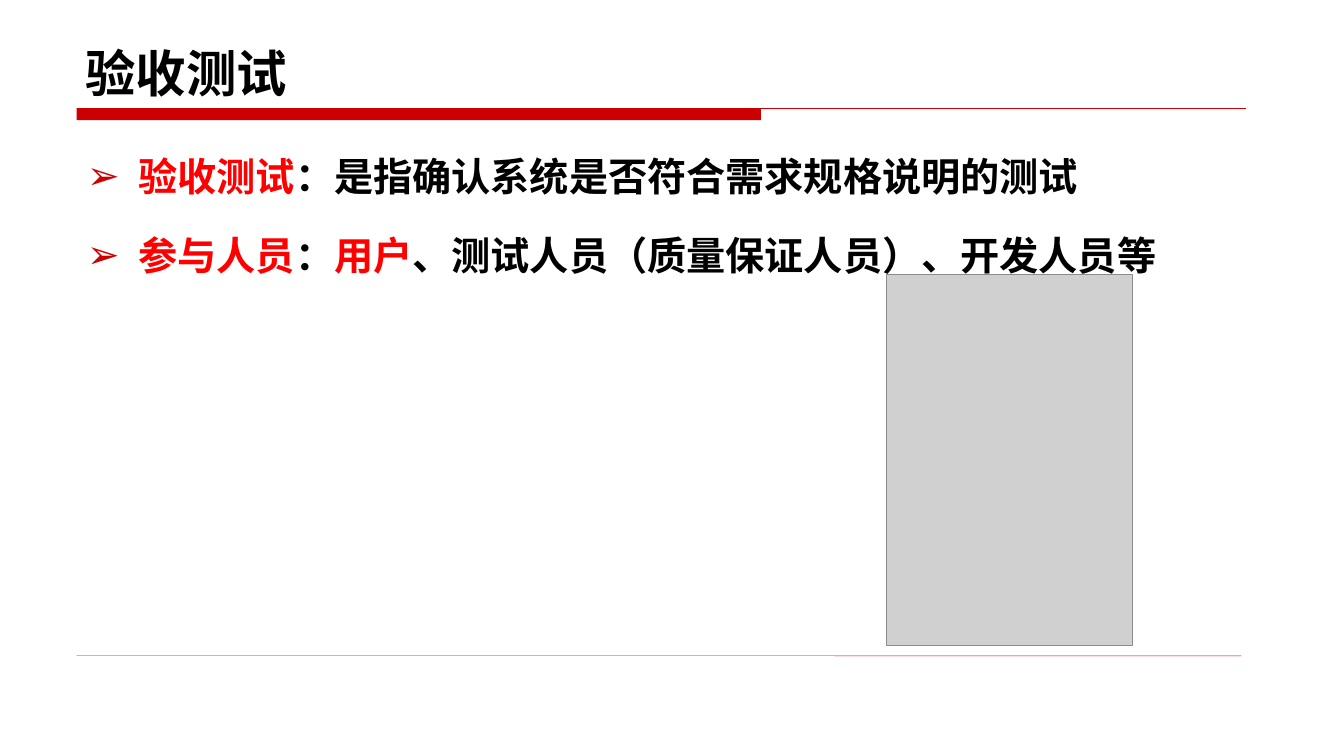
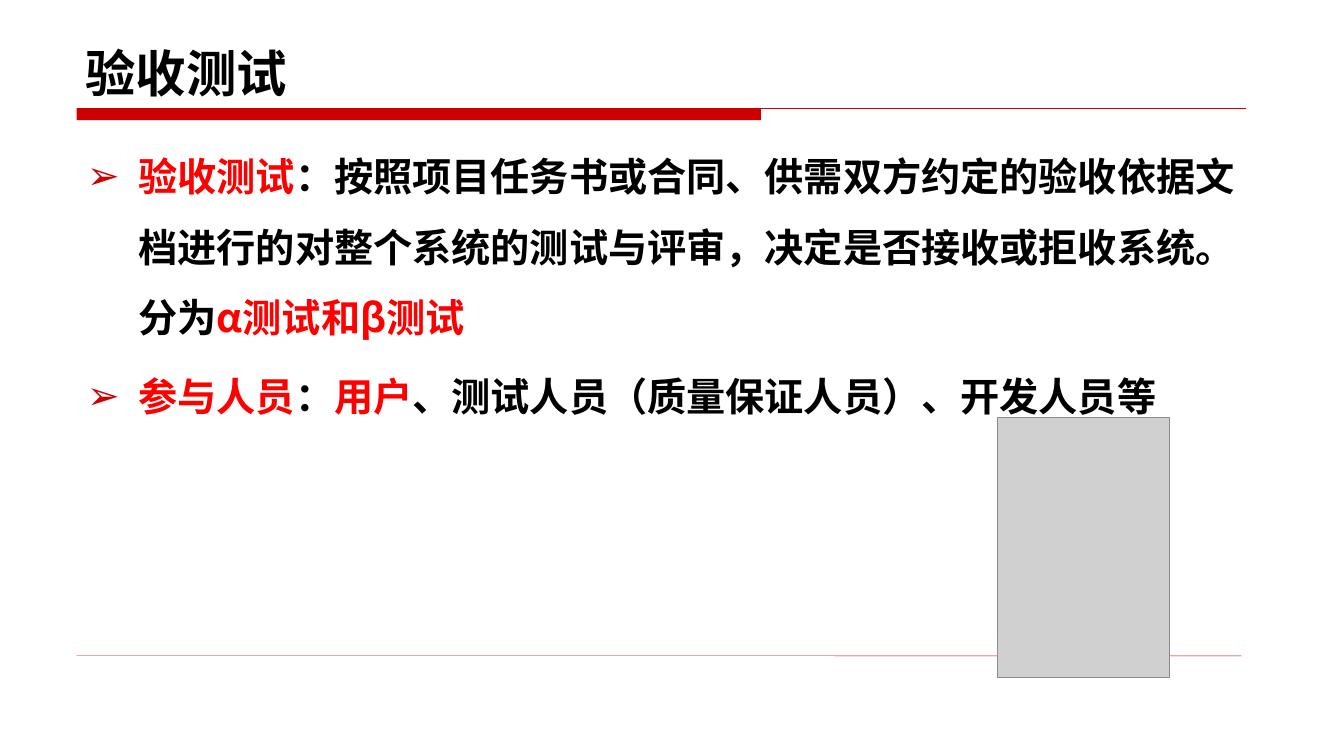
Before and after one commit to edu2act/course-foundation-software-tesing, a slide deck: slide 6 of materials/slides/11.1.pptx. Drawn at 1344x756 pixels with LibreOffice and Linux fonts; fonts in the diff are those of the drawing; grey boxes stand for pictures. Boxes give left, top, right and bottom in pixels: in the first picture for what was removed or moved away, otherwise in the second. Text is boxed around its words. In the diff, an @@ line names an element or a change of style, - is before the commit and + after.

Commit message:
验收测试

```diff
--- a/materials/slides/11.1.pptx
+++ b/materials/slides/11.1.pptx
@@ text at [139,157,1235,340]: text changed @@
-➢ 验收测试：是指确认系统是否符合需求规格说明的测试
+➢ 验收测试：按照项目任务书或合同、供需双方约定的验收依据文档进行的对整个系统的测试与评审，决定是否接收或拒收系统。分为α测试和β测试
@@ picture: place and size @@
-picture at [886,275,1132,646]
+picture at [998,417,1171,678]
```
Also in this commit, not shown: 7 other slides changed, 3 slides added, 14 slides removed.
